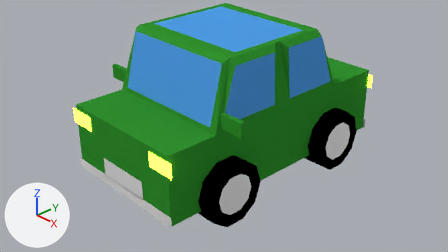
A saved change to the Blender file models/reto/carrito1.blend.
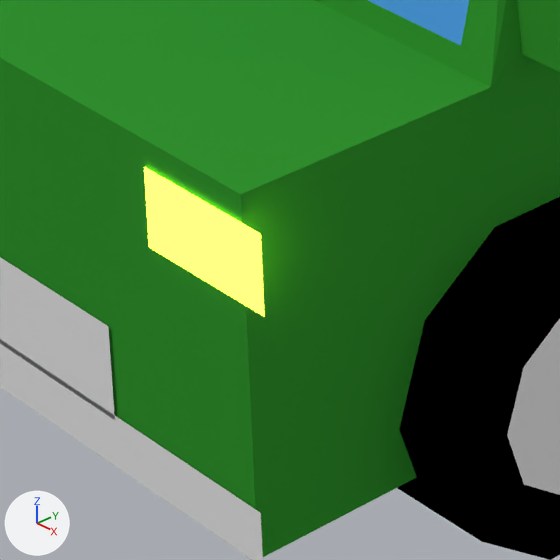
The first picture shows the older version from the file's camera 'Camera'. The close-ups show both versions on the part from 27% to 51% of the width and 47% to 90% of the height of that picture. Arrows for +X, +Y and +Z are at lower left; the lights stay in place.

The first close-up shows 'carro'.
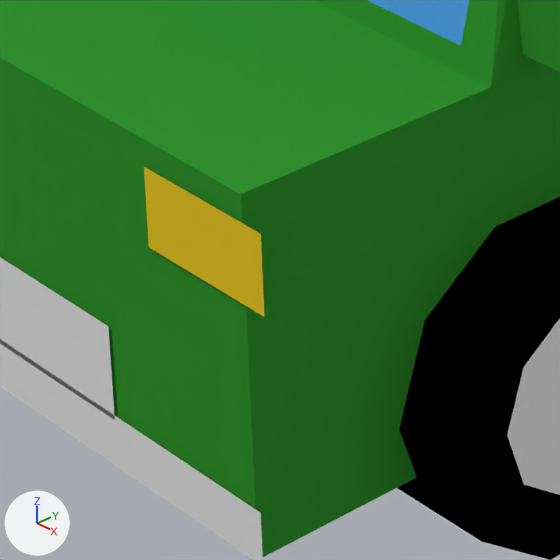
Patch to the scene script:
```diff
--- a/models/reto/carrito1.blend.py
+++ b/models/reto/carrito1.blend.py
@@ mat_material_001 @@
-mat_material_001 = emission_material('Material.001')
-mat_material_001.base_color = (1.0, 0.788, 0.0469)  # yellow #ffe63d
-mat_material_001.strength = 5.0
+mat_material_001 = diffuse_material('Material.001')
+mat_material_001.base_color = (0.8, 0.575, 0.0199)  # yellow #e7c827
```

Changed parts and their boxes (x1, y1, x2, y2) in the close-ups (560 x 560 px):
'carro', recoloured
    both: (140, 159, 303, 321)
